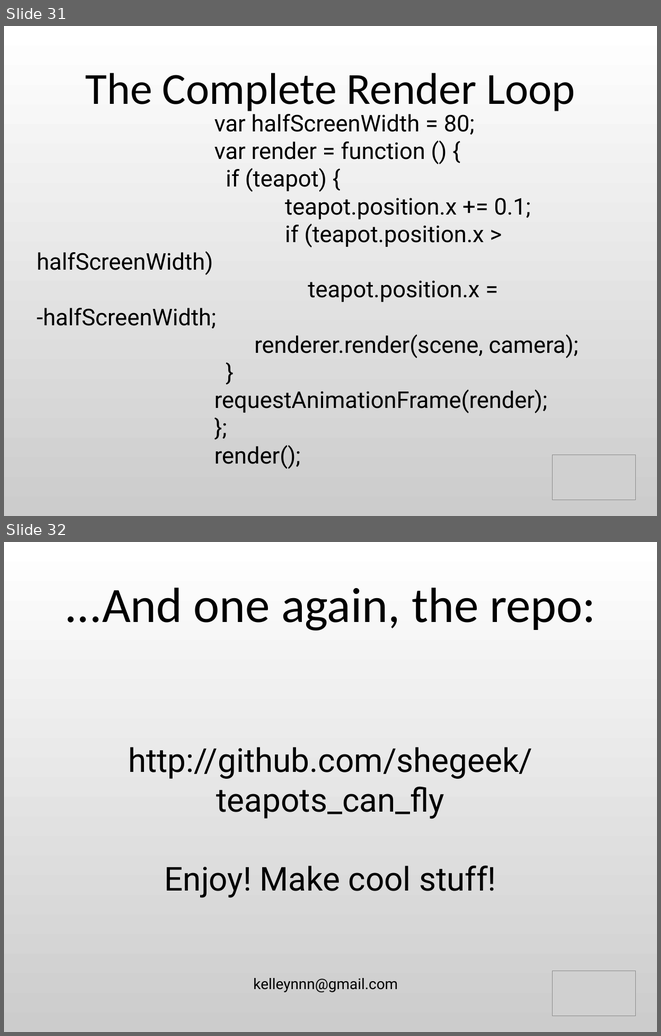
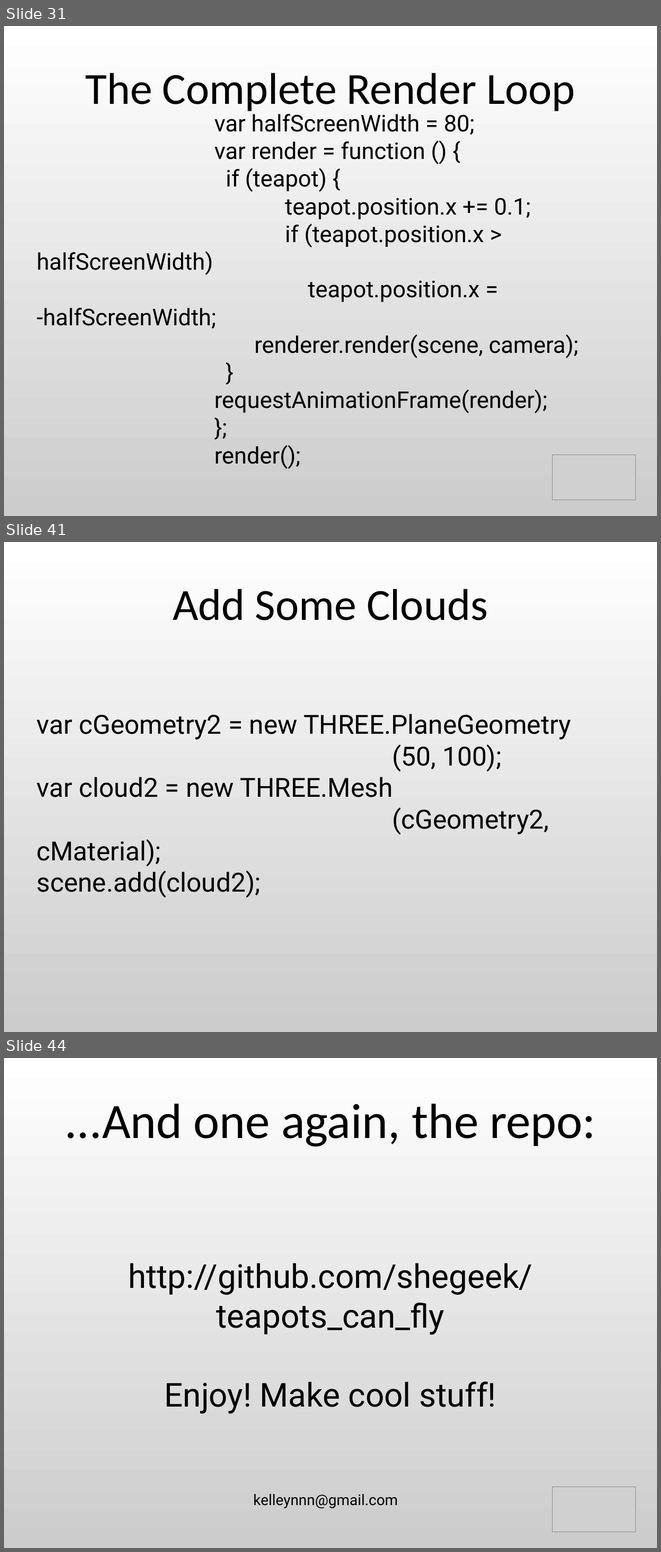
Before and after one commit to shegeek/teapots_can_fly, a slide deck: slides/teapots_can_fly-slides.odp. Shown one above the other, each under a label of ours: slides 31 and 32 before the commit, slides 31, 41 and 44 after it; the slides between them are not shown. The pictures are 661x1036 and 661x1552 pixels, drawn with LibreOffice and Linux fonts; fonts in the diff are those of the drawing; grey boxes stand for pictures. Boxes give left, top, right and bottom in pixels: in the first picture for what was removed or moved away, otherwise in the second. Text is boxed around its words. In the diff, an @@ line names an element or a change of style, - is before the commit and + after.

```diff
--- a/slides/teapots_can_fly-slides.odp
+++ b/slides/teapots_can_fly-slides.odp
@@ slide 41 added at box(4, 542, 657, 1032), background gradient #FFFFFF to #CCCCCC @@
@@ title added at box(173, 589, 488, 620), 54 pt, text #000000 @@
+Add Some Clouds
@@ subtitle added at box(37, 714, 571, 898), 32 pt, text #000000 @@
+var cGeometry2 = new THREE.PlaneGeometry
+(50, 100);
+var cloud2 = new THREE.Mesh
+(cGeometry2, cMaterial);
+scene.add(cloud2);
@@ what was slide 32 is now slide 44 @@
```
Also in this commit, not shown: 12 other slides added, 7 other files.
